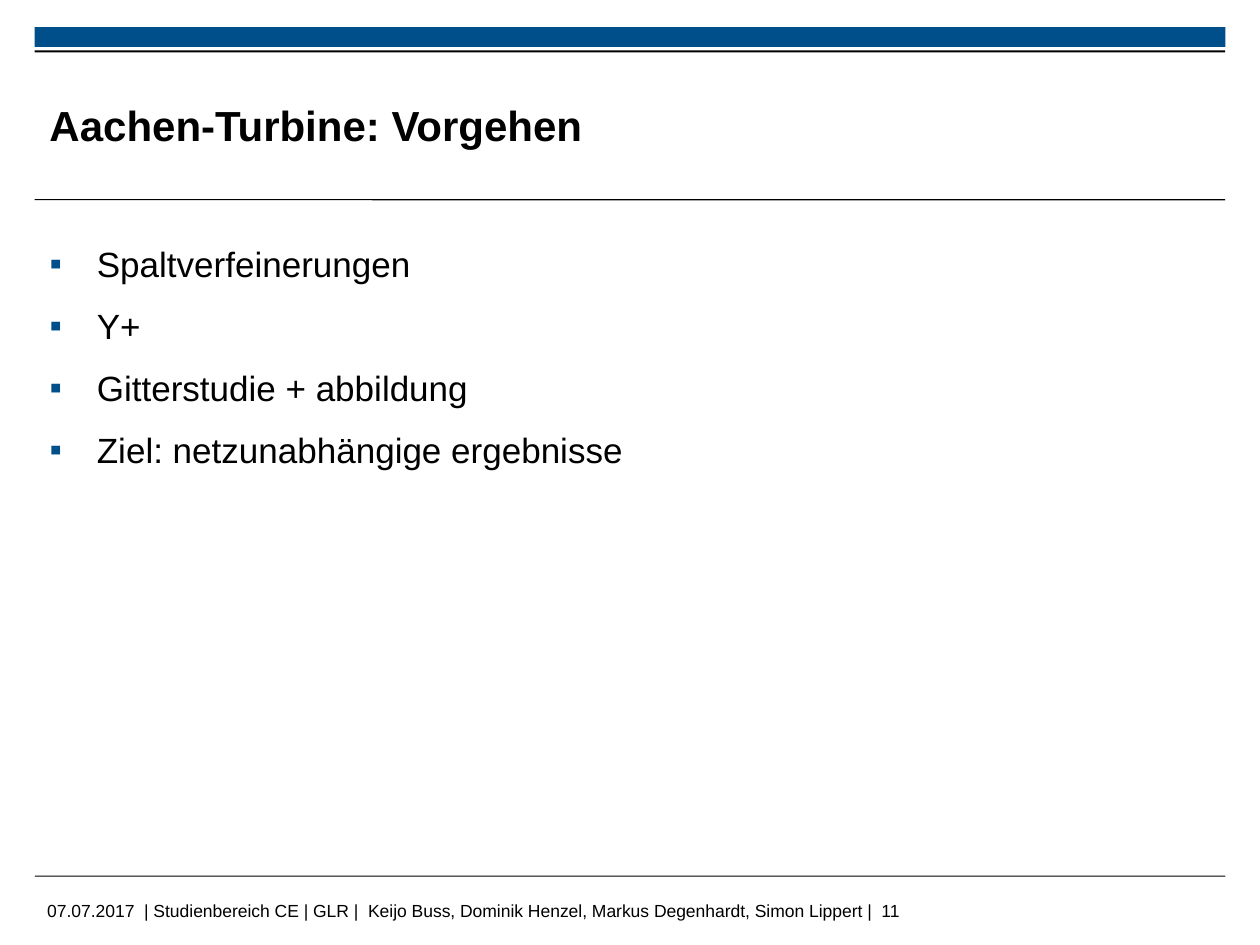
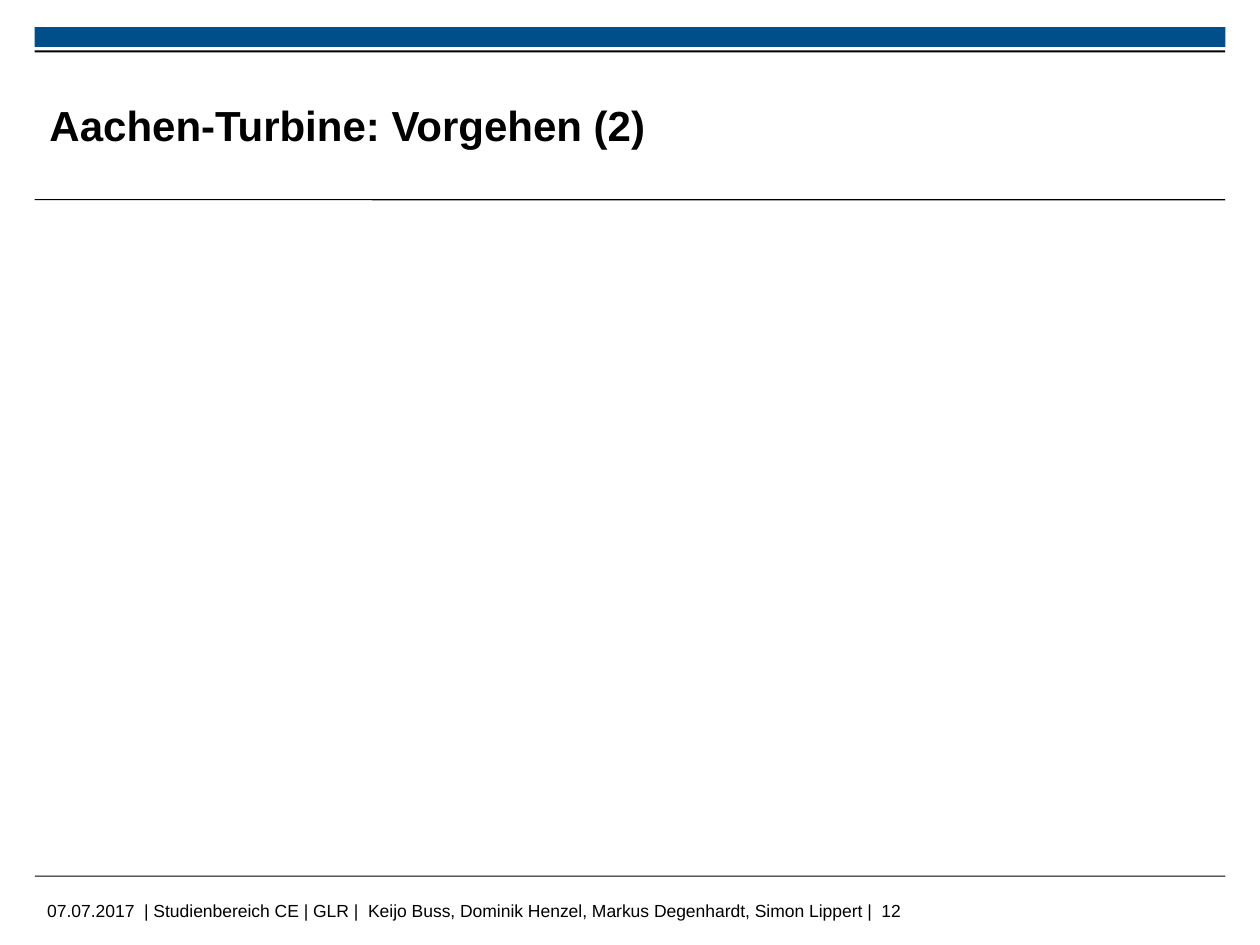
Before and after one commit to MDegenhardt/AusarbeitungADP, a slide deck: slide 12 of Präsentation/Abschluss_Präsentation.pptx (slide 11 before the commit). Drawn at 1260x945 pixels with LibreOffice and Linux fonts; fonts in the diff are those of the drawing; grey boxes stand for pictures; background and template pictures are left out. Boxes give left, top, right and bottom in pixels: in the first picture for what was removed or moved away, otherwise in the second. Text is boxed around its words. In the diff, an @@ line names an element or a change of style, - is before the commit and + after.

```diff
--- a/Präsentation/Abschluss_Präsentation.pptx
+++ b/Präsentation/Abschluss_Präsentation.pptx
@@ title at box(49, 110, 645, 150): text changed @@
-Aachen-Turbine: Vorgehen
+Aachen-Turbine: Vorgehen (2)
@@ text removed at box(97, 251, 622, 470) @@
-▪ Spaltverfeinerungen
-▪ Y+
-▪ Gitterstudie + abbildung
-▪ Ziel: netzunabhängige ergebnisse
@@ text at box(47, 904, 900, 921): text changed @@
-07.07.2017 | Studienbereich CE | GLR | Keijo Buss, Dominik Henzel, Markus Degenhardt, Simon Lippert | 11
+07.07.2017 | Studienbereich CE | GLR | Keijo Buss, Dominik Henzel, Markus Degenhardt, Simon Lippert | 12
```
Also in this commit, not shown: 2 other slides changed, 4 slides added.
